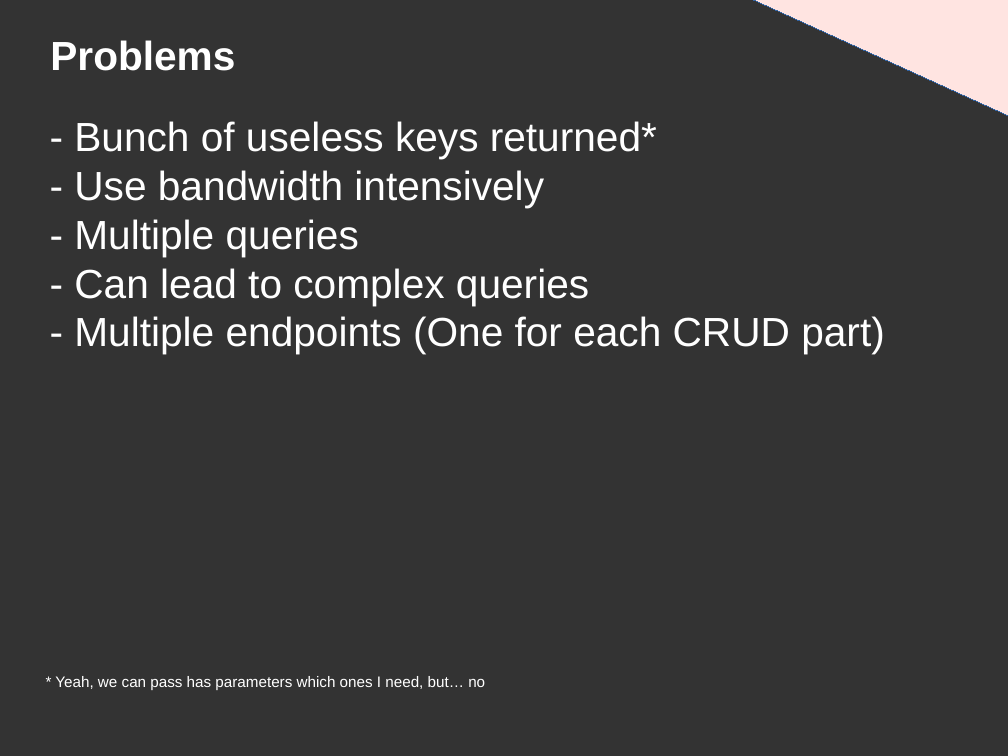
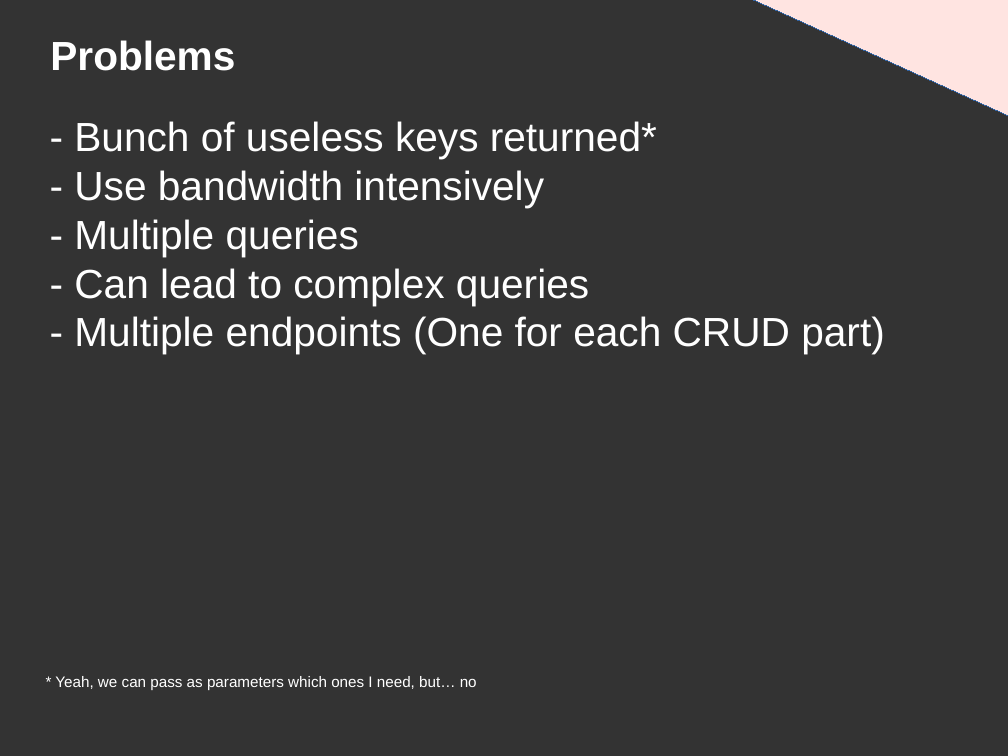
Before and after one commit to DanYellow/presentations, a slide deck: slide 18 of graphql/presentation.odp. Drawn at 1008x756 pixels with LibreOffice and Linux fonts; fonts in the diff are those of the drawing. Boxes give left, top, right and bottom in pixels: in the first picture for what was removed or moved away, otherwise in the second. Text is boxed around its words. In the diff, an @@ line names an element or a change of style, - is before the commit and + after.

```diff
--- a/graphql/presentation.odp
+++ b/graphql/presentation.odp
@@ text at box(55, 676, 477, 690): text changed @@
-* Yeah, we can pass has parameters which ones I need, but… no
+* Yeah, we can pass as parameters which ones I need, but… no
```
Also in this commit, not shown: 2 other slides changed, 1 slide added, 1 other file.
